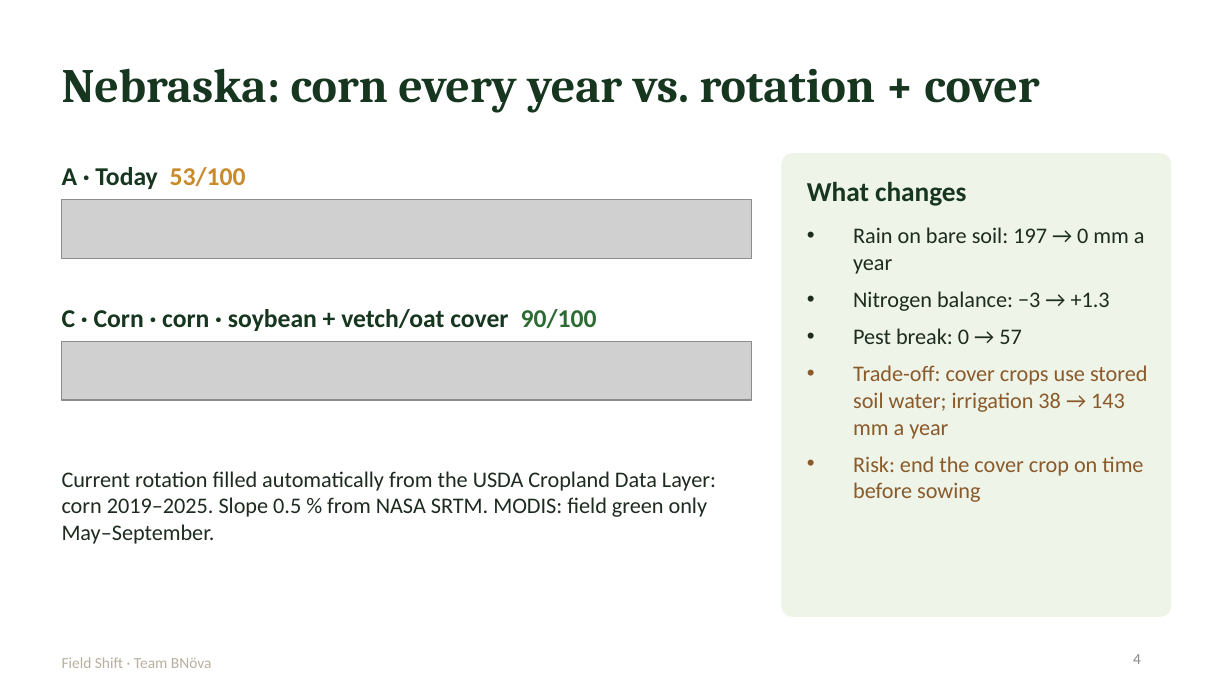
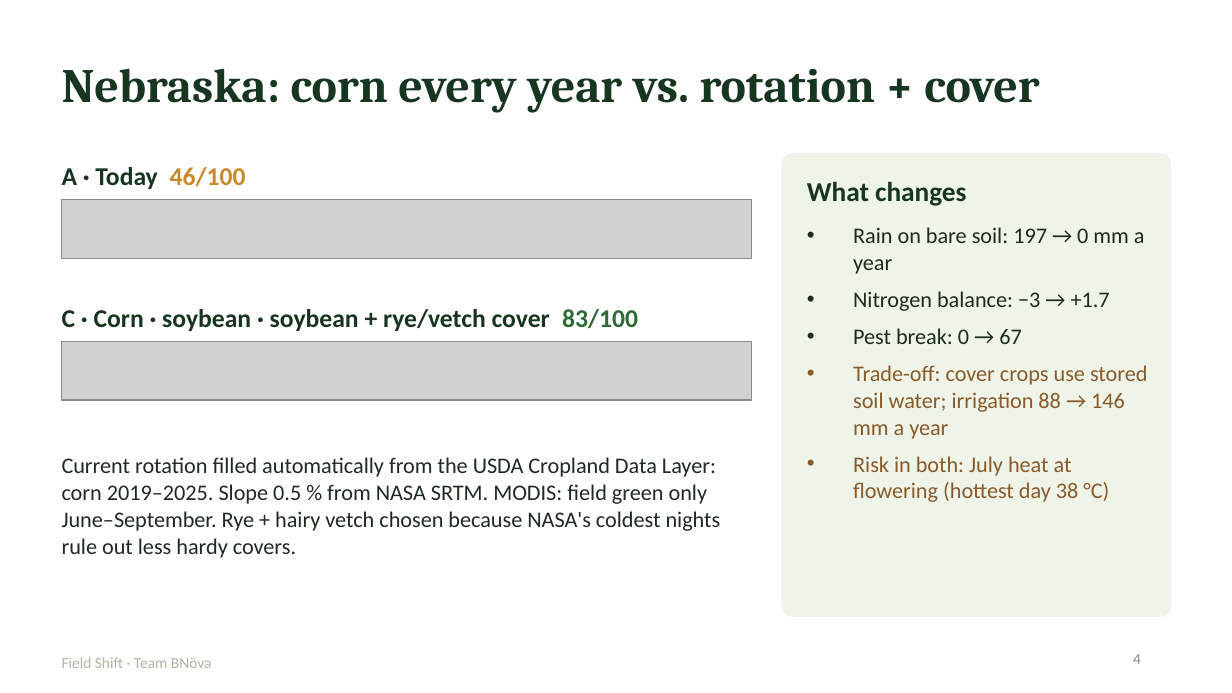
Before and after one commit to LordOmer/bnova-field-shift, a slide deck: slide 4 of presentation/FieldShift_BNova_Pitch.pptx. Drawn at 1232x693 pixels with LibreOffice and Linux fonts; fonts in the diff are those of the drawing; grey boxes stand for pictures. Boxes give left, top, right and bottom in pixels: in the first picture for what was removed or moved away, otherwise in the second. Text is boxed around its words. In the diff, an @@ line names an element or a change of style, - is before the commit and + after.

```diff
--- a/presentation/FieldShift_BNova_Pitch.pptx
+++ b/presentation/FieldShift_BNova_Pitch.pptx
@@ text at (62,167,246,189): text changed @@
-A · Today 53/100
+A · Today 46/100
@@ text at (853,291,1148,502): text changed @@
-• Nitrogen balance: −3 → +1.3
-• Pest break: 0 → 57
-• Trade-off: cover crops use stored soil water; irrigation 38 → 143 mm a year
-• Risk: end the cover crop on time before sowing
+• Nitrogen balance: −3 → +1.7
+• Pest break: 0 → 67
+• Trade-off: cover crops use stored soil water; irrigation 88 → 146 mm a year
+• Risk in both: July heat at flowering (hottest day 38 °C)
@@ text at (62,309,638,331): text changed @@
-C · Corn · corn · soybean + vetch/oat cover 90/100
+C · Corn · soybean · soybean + rye/vetch cover 83/100
@@ text at (62,457,721,558): text changed @@
-Current rotation filled automatically from the USDA Cropland Data Layer: corn 2019–2025. Slope 0.5 % from NASA SRTM. MODIS: field green only May–September.
+Current rotation filled automatically from the USDA Cropland Data Layer: corn 2019–2025. Slope 0.5 % from NASA SRTM. MODIS: field green only June–September. Rye + hairy vetch chosen because NASA's coldest nights rule out less hardy covers.
```
Also in this commit, not shown: 5 other slides changed, 14 other files.
